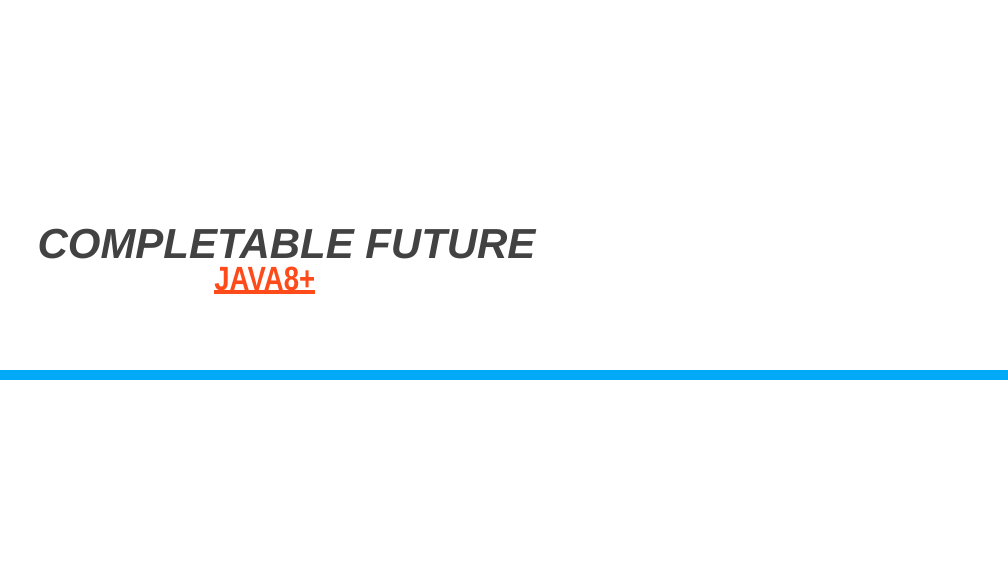
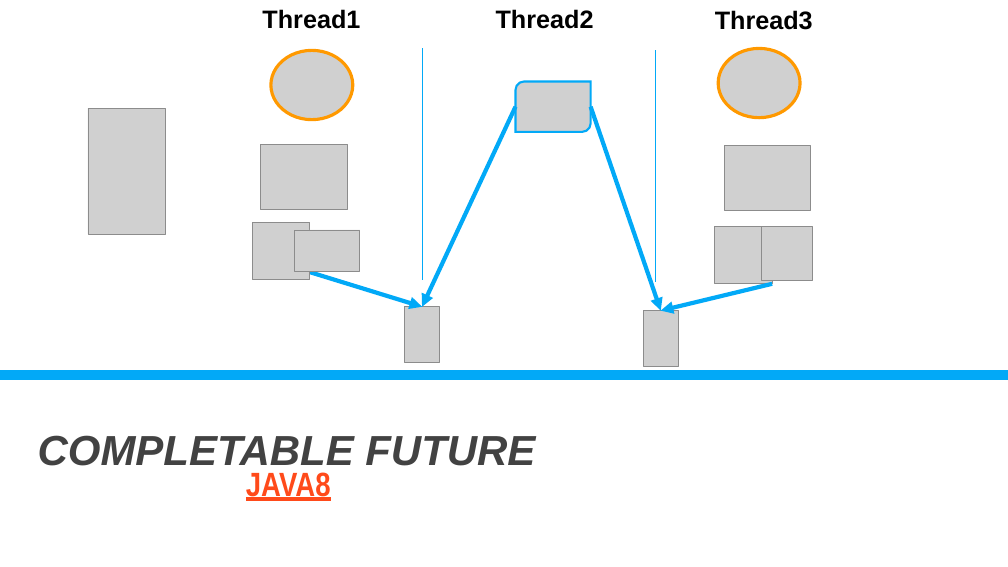
Before and after one commit to DevDay2019-AxonActive/DevDay2019---Advanced-Java, a slide deck: slide 1 of presentations/java_future.pptx. Drawn at 1008x567 pixels with LibreOffice and Linux fonts; fonts in the diff are those of the drawing; grey boxes stand for pictures; background and template pictures are left out. Boxes give left, top, right and bottom in pixels: in the first picture for what was removed or moved away, otherwise in the second. Text is boxed around its words. In the diff, an @@ line names an element or a change of style, - is before the commit and + after.

```diff
--- a/presentations/java_future.pptx
+++ b/presentations/java_future.pptx
@@ text added at bbox=[262, 9, 360, 29], 24 pt, text #000000, bold @@
+Thread1
@@ text added at bbox=[496, 9, 594, 29], 24 pt, text #000000, bold @@
+Thread2
@@ text added at bbox=[715, 10, 813, 30], 24 pt, text #000000, bold @@
+Thread3
@@ picture added at bbox=[271, 51, 352, 120] @@
@@ line added from (422, 48) to (422, 281), #02A9F7 0.5 pt @@
@@ line added from (656, 51) to (656, 282), #02A9F7 0.5 pt @@
@@ picture added at bbox=[718, 48, 800, 118] @@
@@ picture added at bbox=[516, 82, 591, 132] @@
@@ picture added at bbox=[88, 108, 165, 234] @@
@@ arrow added from (516, 107) to (422, 307), #02A9F7 4 pt @@
@@ arrow added from (591, 107) to (661, 311), #02A9F7 4 pt @@
@@ picture added at bbox=[261, 144, 348, 209] @@
@@ picture added at bbox=[724, 146, 811, 210] @@
@@ picture added at bbox=[253, 222, 310, 280] @@
@@ picture added at bbox=[295, 230, 360, 271] @@
@@ picture added at bbox=[715, 226, 772, 284] @@
@@ picture added at bbox=[761, 227, 812, 281] @@
@@ arrow added from (299, 269) to (422, 307), #02A9F7 4 pt @@
@@ arrow added from (772, 284) to (661, 311), #02A9F7 4 pt @@
@@ picture added at bbox=[405, 307, 439, 362] @@
@@ picture added at bbox=[644, 311, 678, 366] @@
@@ text "COMPLETABLE FUTURE": place and size @@
-text "COMPLETABLE FUTURE" at bbox=[38, 228, 535, 267]
+text "COMPLETABLE FUTURE" at bbox=[38, 435, 535, 474]
@@ text at bbox=[246, 472, 331, 501]: text changed @@
-JAVA8+
+JAVA8
```
Also in this commit, not shown: 12 other slides changed, 3 slides added, 9 slides removed.
